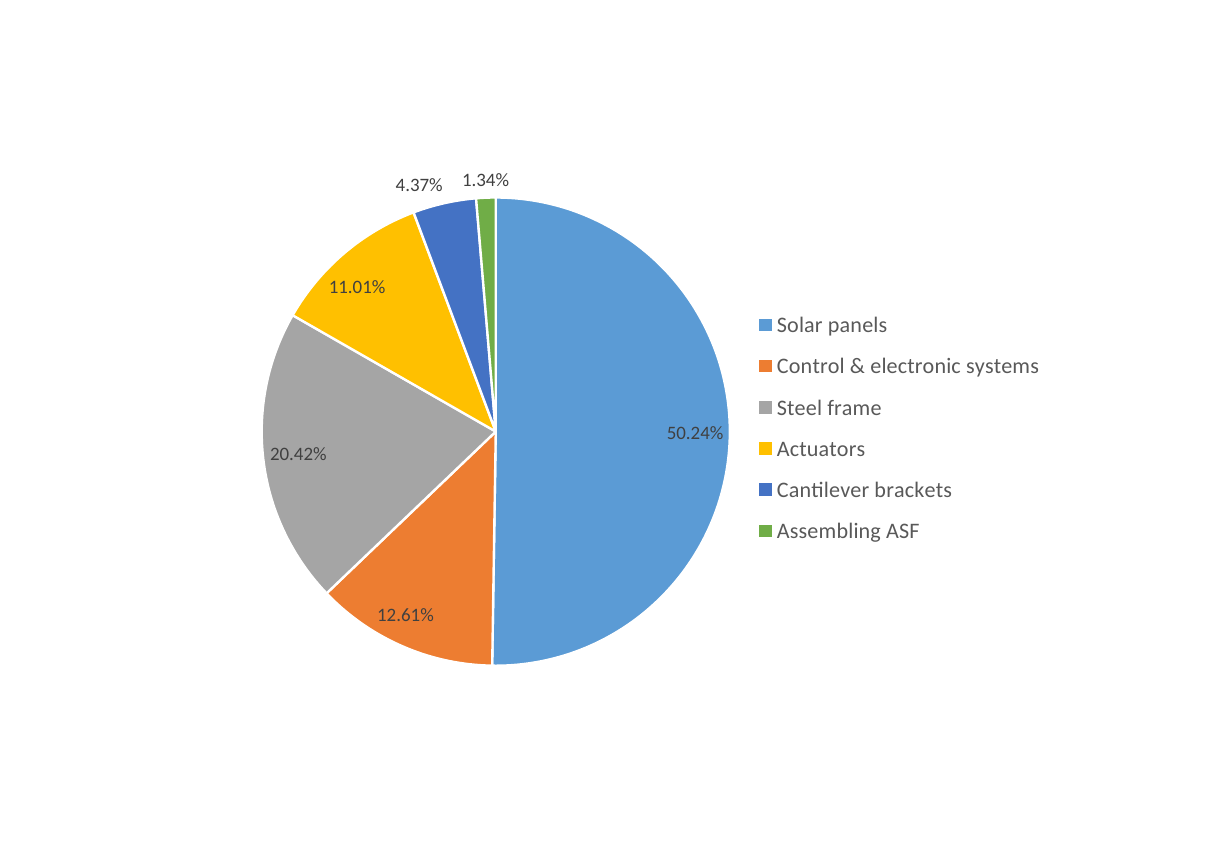
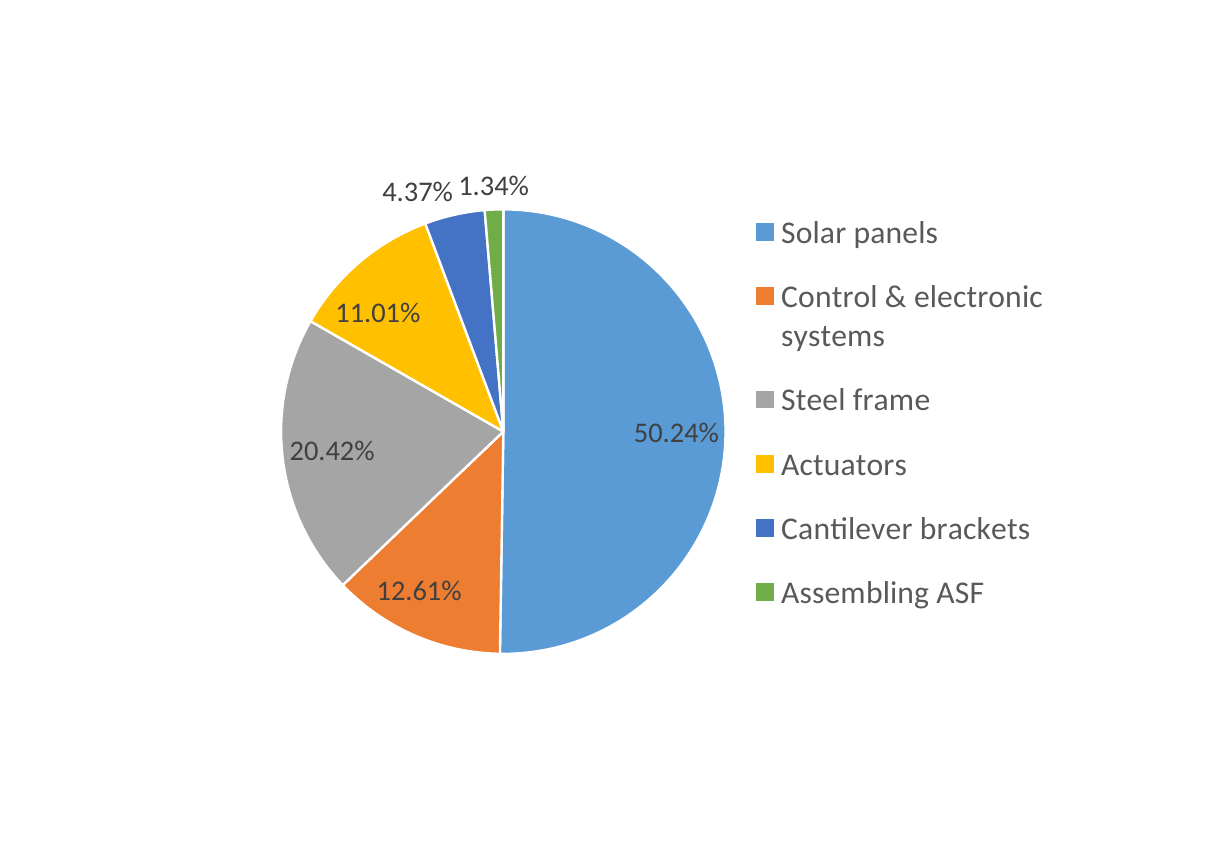
Before and after one commit to architecture-building-systems/LCA_Paper, a slide deck: slide 10 of elsarticle/Images/Thesis charts.pptx. Drawn at 1232x853 pixels with LibreOffice and Linux fonts; fonts in the diff are those of the drawing. Boxes give left, top, right and bottom in pixels: in the first picture for what was removed or moved away, otherwise in the second. Text is boxed around its words. In the diff, an @@ line names an element or a change of style, - is before the commit and + after.

```diff
--- a/elsarticle/Images/Thesis charts.pptx
+++ b/elsarticle/Images/Thesis charts.pptx
@@ pie chart at <box>206,152,1073,700</box> @@
@@ data labels of Series 1 changed @@
@@ legend changed @@
```
Also in this commit, not shown: 12 other slides changed, 8 other files.
